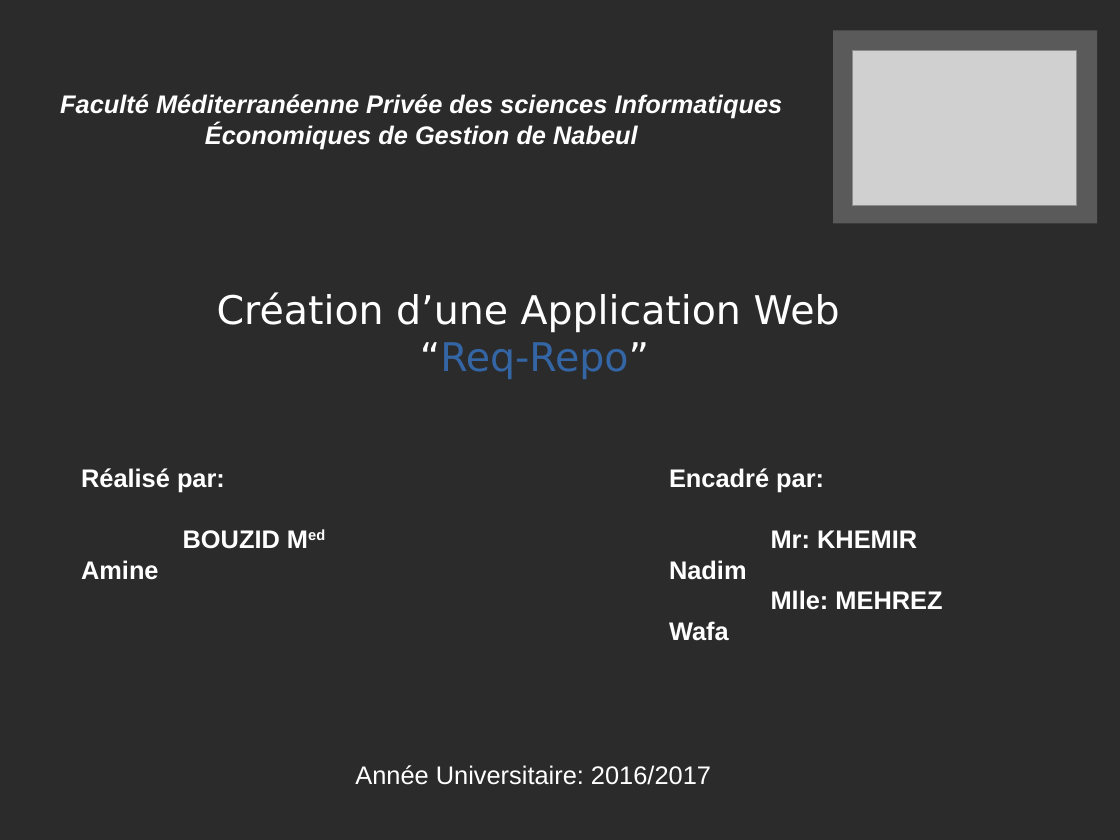
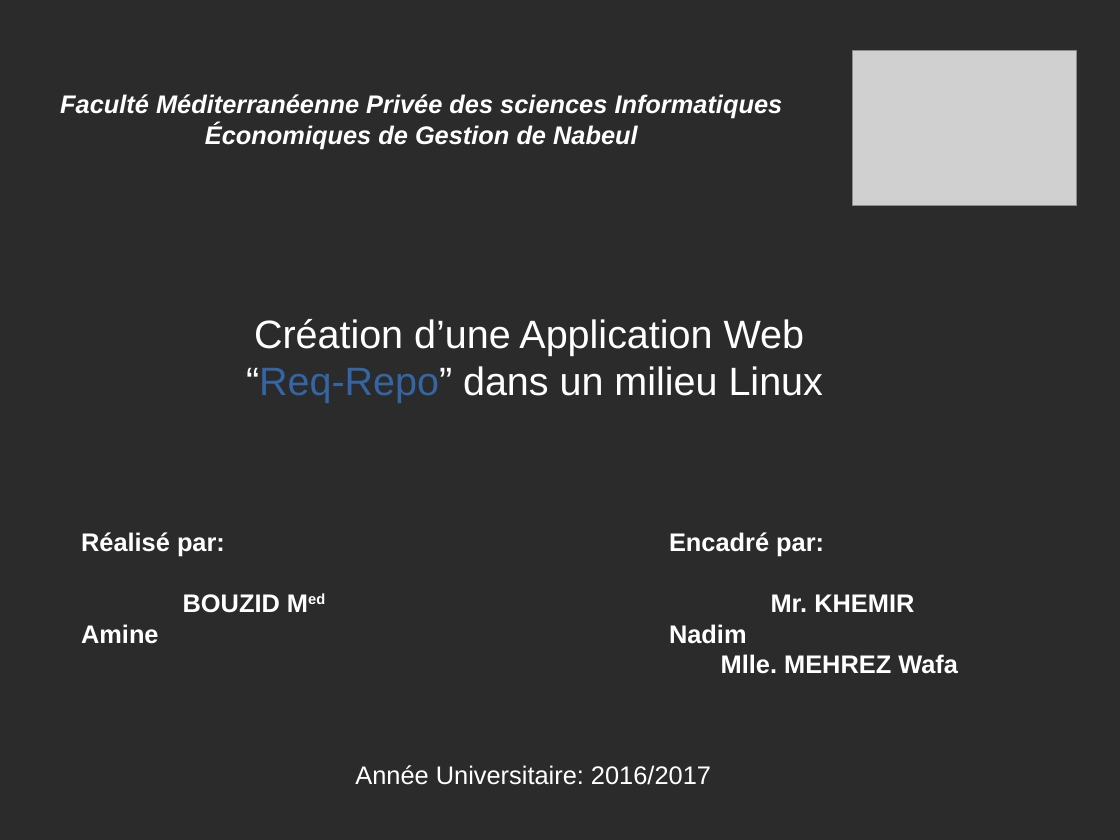
Before and after one commit to amine95bz/PFE, a slide deck: slide 1 of presentation.odp. Drawn at 1120x840 pixels with LibreOffice and Linux fonts; fonts in the diff are those of the drawing; grey boxes stand for pictures; background and template pictures are left out; a plain dark background stands for a picture behind light text. Boxes give left, top, right and bottom in pixels: in the first picture for what was removed or moved away, otherwise in the second. Text is boxed around its words. In the diff, an @@ line names an element or a change of style, - is before the commit and + after.

```diff
--- a/presentation.odp
+++ b/presentation.odp
@@ rectangle removed at box(833, 30, 1098, 224) @@
@@ title at box(246, 319, 823, 403): text changed; font DejaVu Sans to Arial @@
-Création d’une Application Web
-“Req-Repo”
+Création d’une Application Web
+“Req-Repo” dans un milieu Linux
@@ text "Réalisé par:": place and size @@
-text "Réalisé par:" at box(81, 468, 280, 580)
+text "Réalisé par:" at box(81, 532, 280, 644)
@@ text "Encadré par:": place and size @@
-text "Encadré par:" at box(669, 468, 942, 641)
+text "Encadré par:" at box(669, 532, 958, 674)
@@ text at box(669, 594, 958, 674): text changed @@
-Mr: KHEMIR Nadim
-Mlle: MEHREZ Wafa
+Mr. KHEMIR Nadim
+Mlle. MEHREZ Wafa
```
Also in this commit, not shown: 12 other slides changed, 1 slide added, 1 slide removed, 2 other files.
